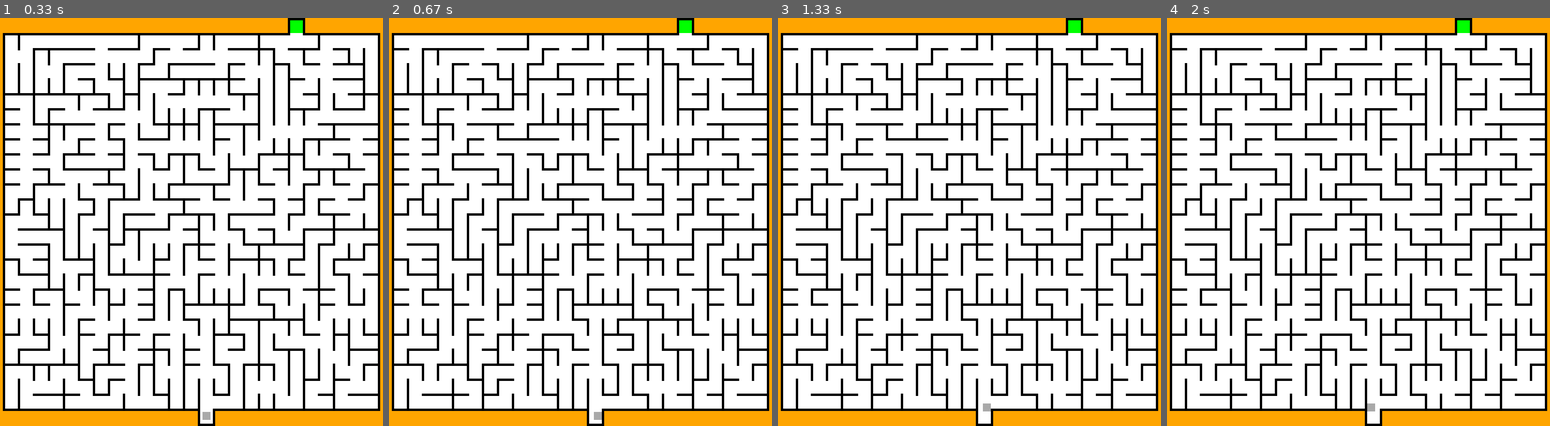
Above: before the commit, frames 1-4 (left to right).
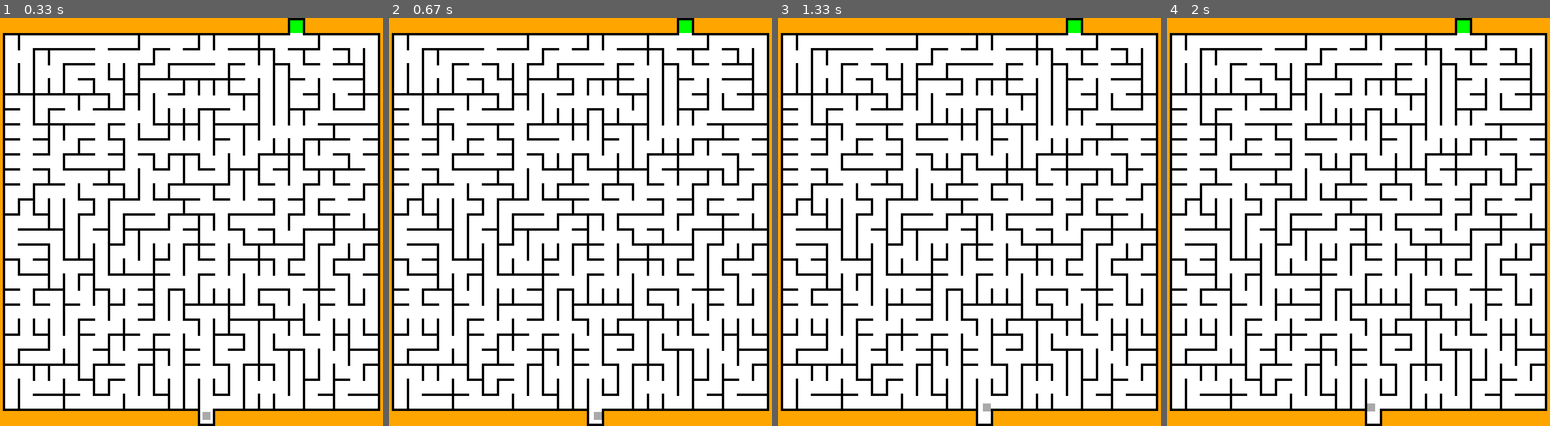
Above: after the commit, the same moments.

Repository: ZaChuChu/Pygame-Games
Game: pygame game, started from MazeGame/main.py
The game is run twice, just before and just after one commit, with the same random seed, the same clock (stepped at 60 frames per second) and the same inputs.
Inputs:
- Up to frame 1 (0.33 s): no input
- Up to frame 2 (0.67 s): hold Right from 0.33 s (still down)
- Up to frame 3 (1.33 s): release Right at 0.8 s; hold Up 0.83-1.13 s
- Up to frame 4 (2 s): hold Left from 1.67 s (still down)

Frame 1 is identical in both runs. In frame 2, 0.7% of the frame differs, in the area x 1-99%, y 4-96%; in frame 3, 0.7%; in frame 4, 0.7%.

Commit message:
Changed randomization to target mst edges and heaviest edges

Diff:
--- a/MazeGame/maze.py
+++ b/MazeGame/maze.py
@@ -17,8 +17,6 @@
         self.background = Rect(xOffset, yOffset, self.width, self.height)
         self.graph = MazeGraph(self.rows, self.cols)
         self.startMaze()
-        self.randomizeStart = 500
-        self.randomizedCount = self.randomizeStart
 
     def startMaze(self):
         self.graph.startGraph()
@@ -97,12 +95,7 @@
                 if row != self.lastPlayerRow or col != self.lastPlayerCol:
                     self.lastPlayerRow = row
                     self.lastPlayerCol = col
-                    if random.randint(1, self.randomizedCount) == 1:
-                        self.graph.startGraph()
-                        self.randomizedCount = self.randomizeStart
-                    else:
-                        self.graph.randomizeGraph()
-                        self.randomizedCount -= 1
+                    self.graph.randomizeGraph()
                     self.generateWalls()
 
     def getEntrance(self):
--- a/MazeGame/mazeGraph.py
+++ b/MazeGame/mazeGraph.py
@@ -31,6 +31,12 @@
 
         self.generateMST()
 
+    def clearNodes(self):
+        for row in self.nodes:
+            for node in row:
+                node.parent = node
+                node.set = [node]
+
     def generateMST(self):
         self.mst = []
         i = 0
@@ -48,17 +54,17 @@
         return self.mst
 
     def randomizeGraph(self):
-        for row in self.nodes:
-            for node in row:
-                node.parent = node
-                node.set = [node]
+        self.clearNodes()
 
         random.shuffle(self.mst)
 
         lowerPercent = .01
-        upperPercent = .07
+        upperPercent = .03
 
         for edge in self.mst[:random.randint(int(self.edgeCount * lowerPercent), int(self.edgeCount * upperPercent))]:
+            edge.weight = random.randint(1, self.maxWeight)
+
+        for edge in self.edges[self.edgeCount - (max(self.rows, self.cols) // 4):]:
             edge.weight = random.randint(1, self.maxWeight)
 
         self.edges.sort()
